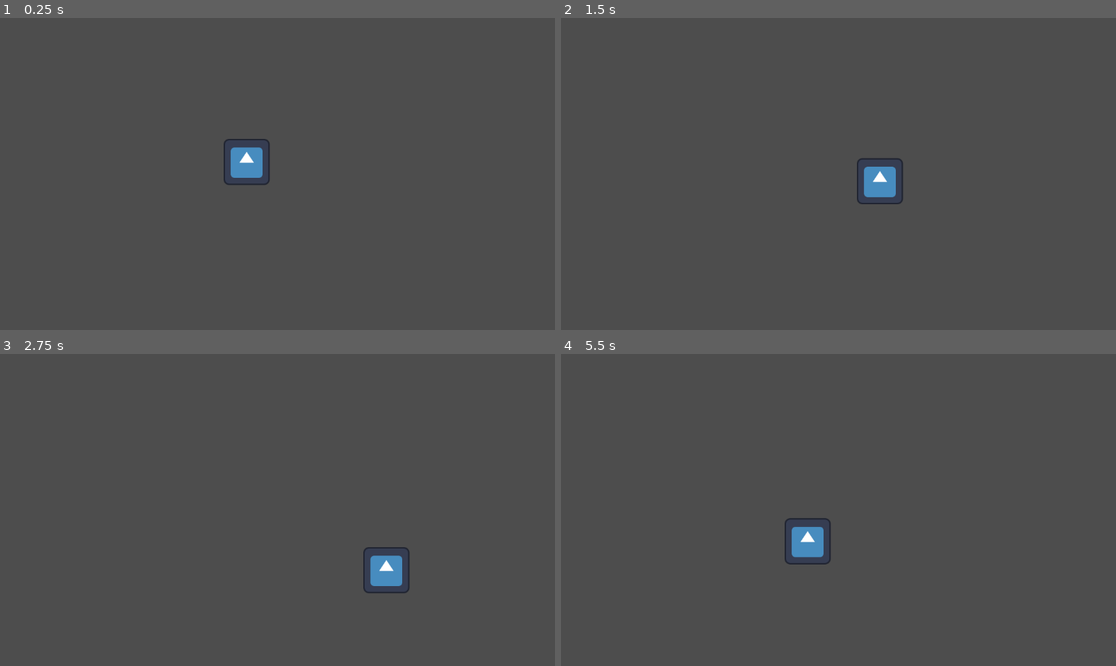
Above: before the commit, frames 1-4 (two rows, left to right).
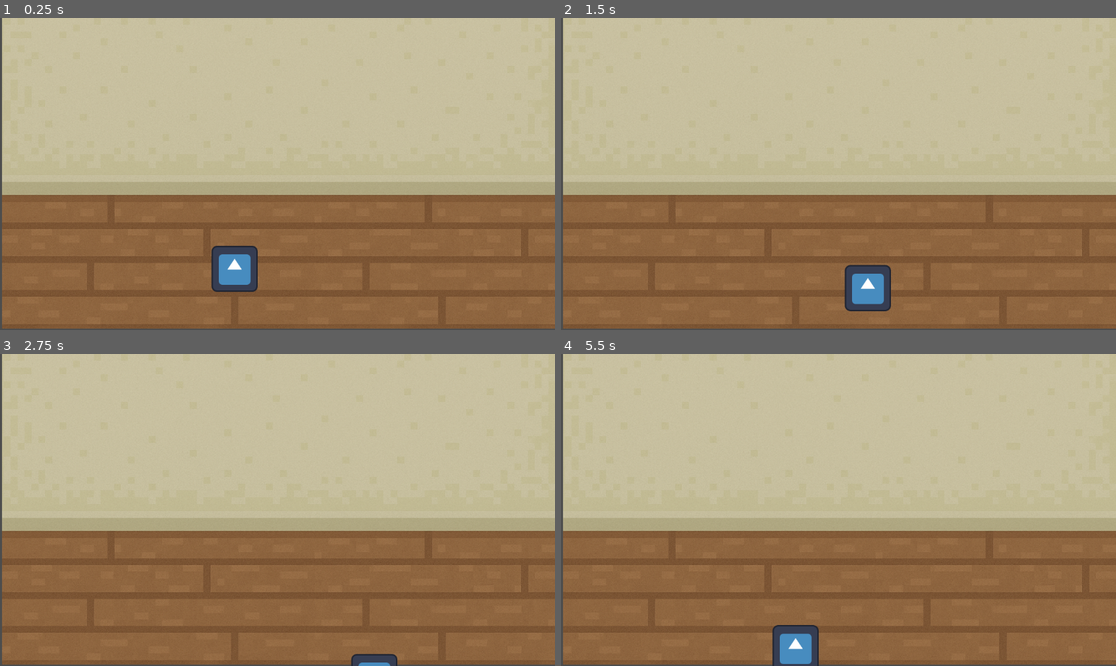
Above: after the commit, the same moments.

Repository: giulibaez/Escuadron-Anti-Sustos_grupo-7
Game: Godot game, scene res://Escenas/main.tscn
Same seed, same stepped clock (60 frames per second), same inputs: the game is played once before the commit and once after it. The engine's default icon, where the game draws it, is replaced by a stand-in: a white triangle on a blue panel in a dark square.
Inputs:
- Up to frame 1 (0.25 s): no input
- Up to frame 2 (1.5 s): tap Enter at 0.5 s; hold D (derecha) 0.53-1.28 s; hold S (abajo) from 1.28 s (still down)
- Up to frame 3 (2.75 s): release S (abajo) at 2.03 s; hold D (derecha) from 2.03 s (still down)
- Up to frame 4 (5.5 s): release D (derecha) at 2.78 s; hold W (arriba) 2.78-3.53 s; hold A (izquierda) 3.53-5.03 s; hold S (abajo) from 5.03 s (still down)

The runs differ from the first frame. In frame 1, 99% of the frame differs, in the area x 0-100%, y 0-100%; in frame 2, 99%; in frame 3, 99%; in frame 4, 99%.

Commit message:
colision con una pared
el jugador puede colisionar con una pared

Diff:
--- a/escuadrón-anti-sustos/Escenas/main.tscn
+++ b/escuadrón-anti-sustos/Escenas/main.tscn
@@ -1,8 +1,11 @@
-[gd_scene load_steps=2 format=3 uid="uid://cx0bimtofvkdc"]
+[gd_scene load_steps=3 format=3 uid="uid://cx0bimtofvkdc"]
 
 [ext_resource type="PackedScene" uid="uid://b8t3srcdk0t68" path="res://Escenas/player.tscn" id="1_6lbni"]
+[ext_resource type="PackedScene" uid="uid://behy46tjqv2h4" path="res://fondo.tscn" id="1_vt1rs"]
 
 [node name="Main" type="Node2D"]
 
+[node name="Fondo" parent="." instance=ExtResource("1_vt1rs")]
+
 [node name="Player" parent="." instance=ExtResource("1_6lbni")]
-position = Vector2(512, 299)
+position = Vector2(487, 521)
--- a/escuadrón-anti-sustos/fondo.tscn
+++ b/escuadrón-anti-sustos/fondo.tscn
@@ -1,11 +1,11 @@
 [gd_scene load_steps=3 format=3 uid="uid://behy46tjqv2h4"]
 
-[ext_resource type="Texture2D" uid="uid://ckoxirejtsj4t" path="res://Assets/Background.png" id="1_1hu1m"]
+[ext_resource type="Texture2D" uid="uid://vcl5whbljq7y" path="res://Assets/Background.png" id="1_1hu1m"]
 
 [sub_resource type="RectangleShape2D" id="RectangleShape2D_l5324"]
-size = Vector2(1149, 368)
+size = Vector2(1149, 310)
 
-[node name="Fondo" type="RigidBody2D"]
+[node name="Fondo" type="StaticBody2D"]
 
 [node name="Sprite2D" type="Sprite2D" parent="."]
 position = Vector2(578.25, 273.875)
@@ -13,5 +13,5 @@
 texture = ExtResource("1_1hu1m")
 
 [node name="CollisionShape2D" type="CollisionShape2D" parent="."]
-position = Vector2(576.5, 183)
+position = Vector2(576.5, 154)
 shape = SubResource("RectangleShape2D_l5324")
Not shown, changed: escuadrón-anti-sustos/Assets/Background.png.import
